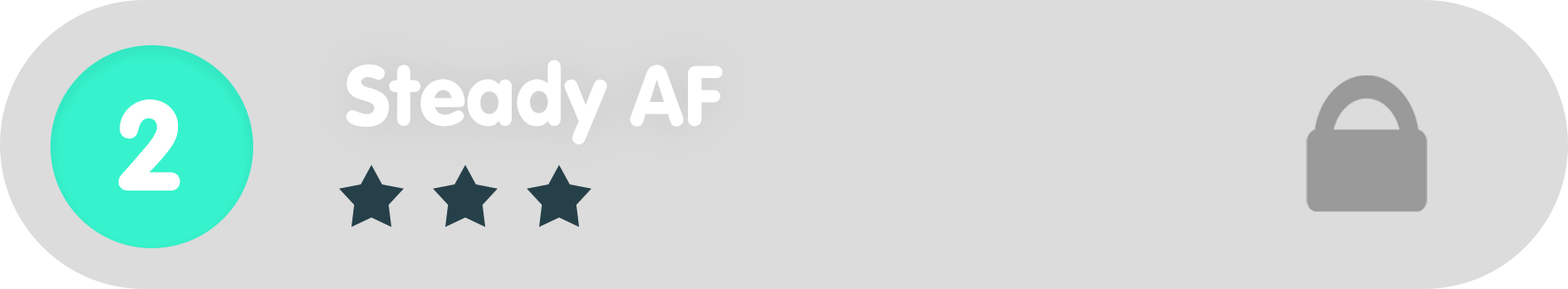
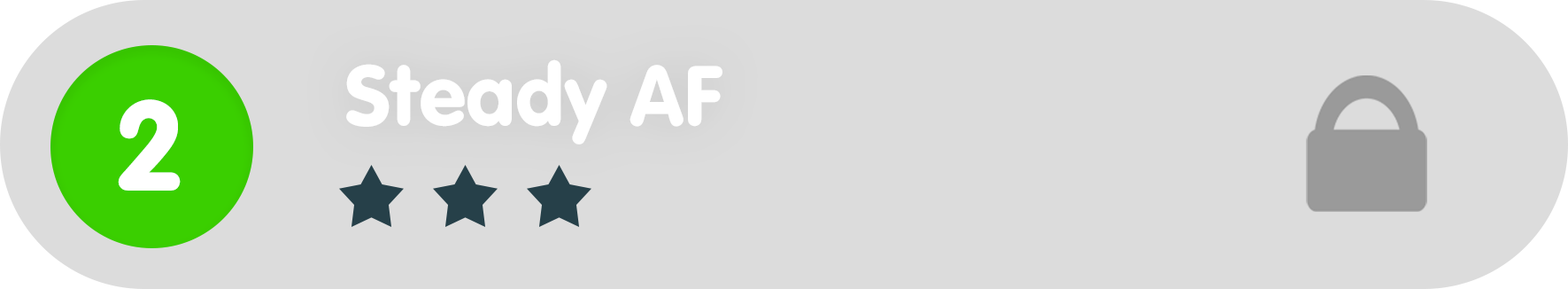
Layered file, before and after one edit (1568x289). Changes by layer:
painted on "Ellipse_green" over <box>50,45,254,248</box>
